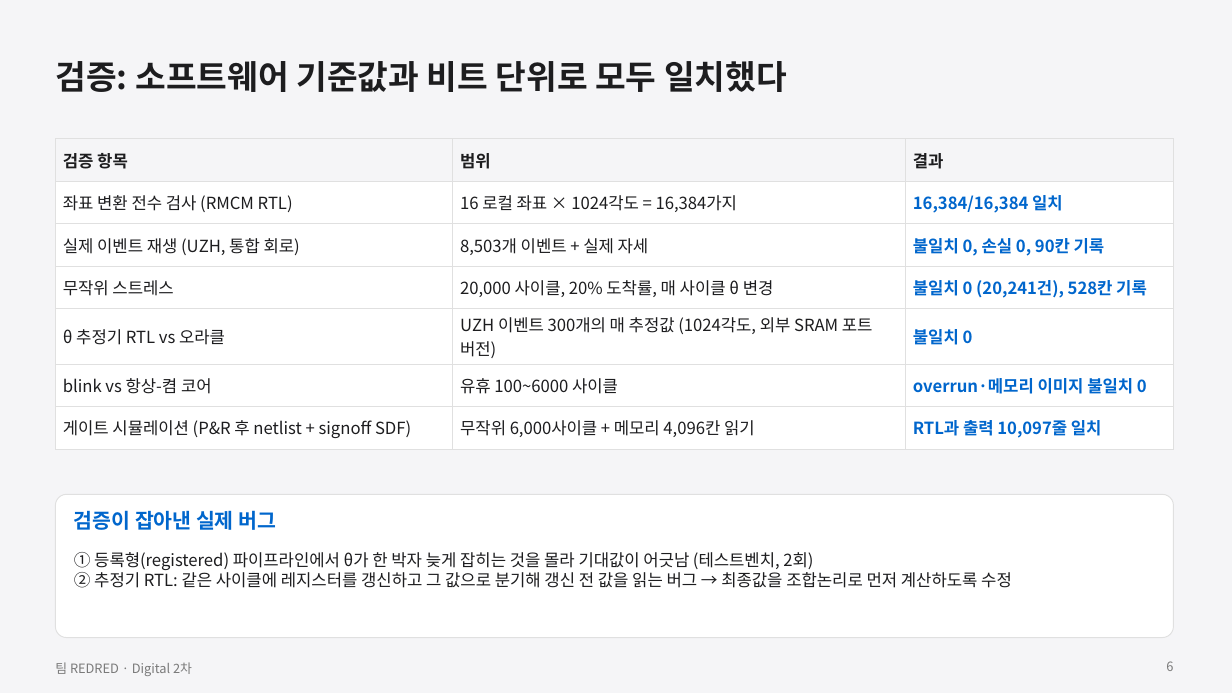
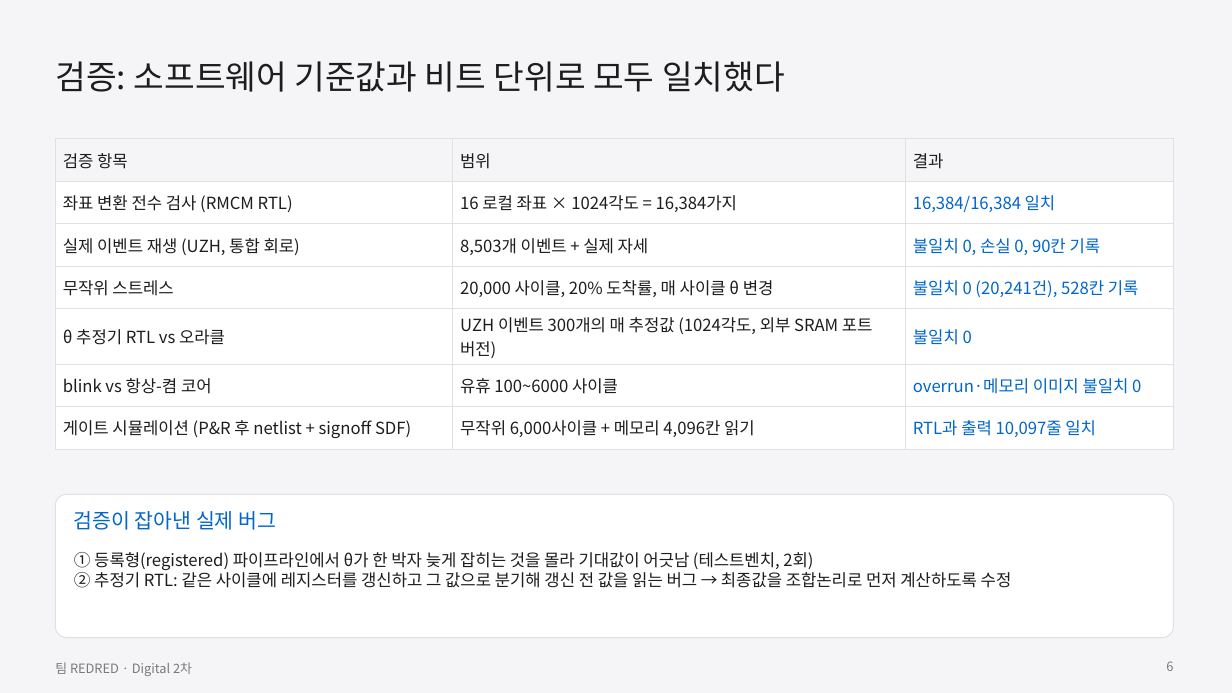
Before and after one commit to GangHeeJo/AI-SEMI, a slide deck: slide 6 of submission/REDRED_2차_발표자료.pptx. Drawn at 1232x693 pixels with LibreOffice and Linux fonts; fonts in the diff are those of the drawing. Boxes give left, top, right and bottom in pixels: in the first picture for what was removed or moved away, otherwise in the second. Text is boxed around its words. In the diff, an @@ line names an element or a change of style, - is before the commit and + after.

```diff
--- a/submission/REDRED_2차_발표자료.pptx
+++ b/submission/REDRED_2차_발표자료.pptx
@@ text "검증: 소프트웨어 기준값과 비트 단위로 ..." at (55,61,785,92): bold off @@
@@ table at (55,139,1174,442) @@
@@ bold off in "검증 항목", "범위", "결과", "16,384/16,384 일치" and 5 more places @@
@@ text "검증이 잡아낸 실제 버그" at (74,511,276,530): bold off @@
```
Also in this commit, not shown: 18 other slides changed, 23 other files.
